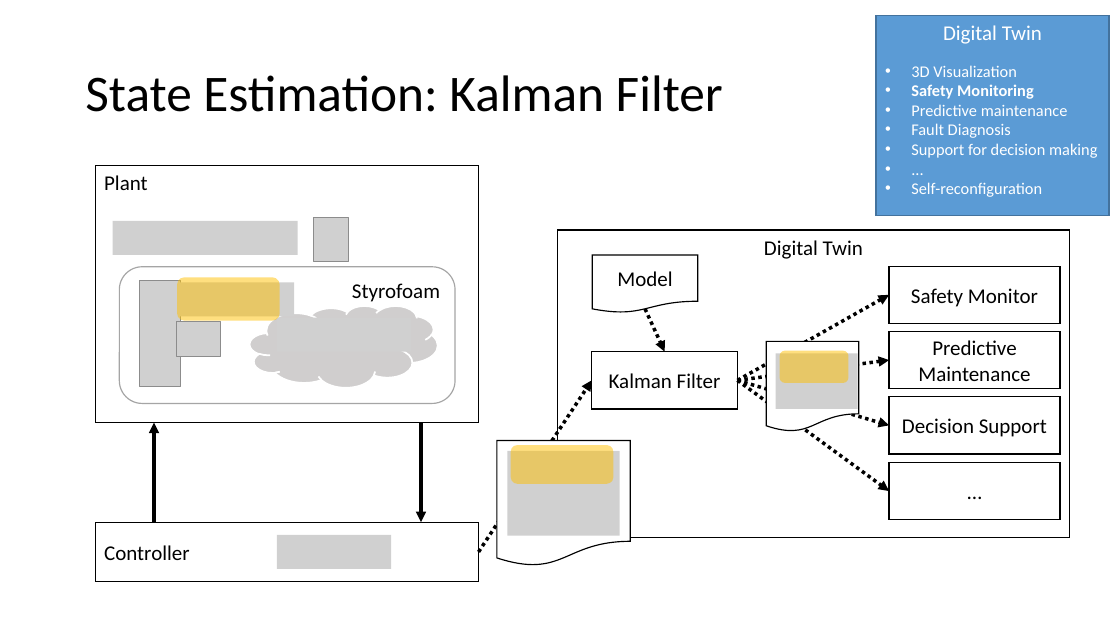
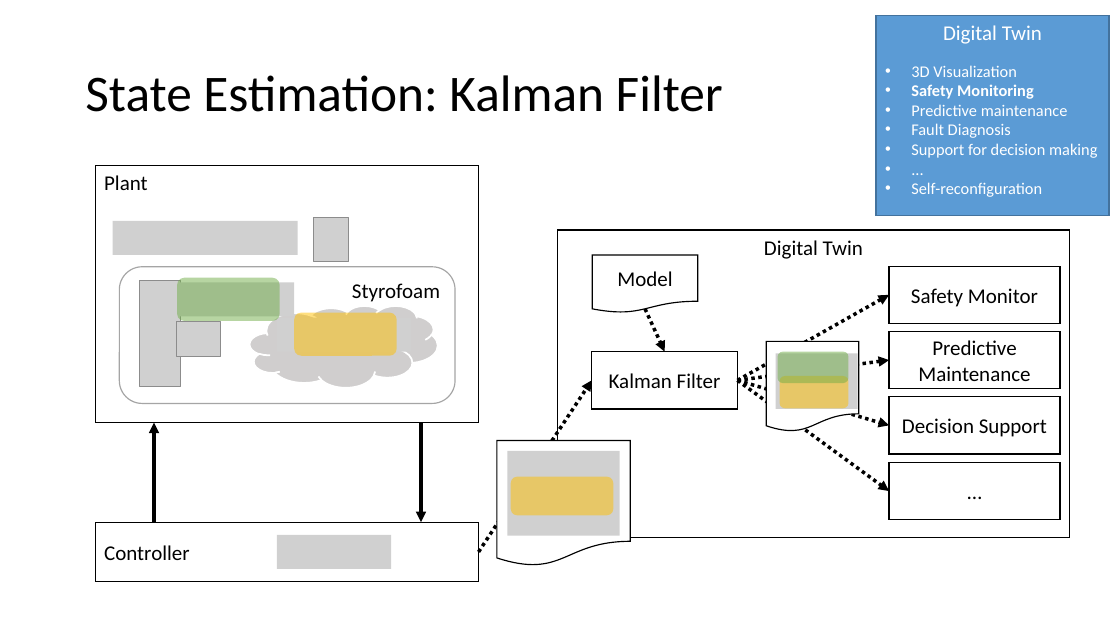
Before and after one commit to INTO-CPS-Association/example_digital-twin_incubator, a slide deck: slide 10 of notes/presentations/DigitLunch_17_December.pptx. Drawn at 1120x630 pixels with LibreOffice and Linux fonts; fonts in the diff are those of the drawing; grey boxes stand for pictures. Boxes give left, top, right and bottom in pixels: in the first picture for what was removed or moved away, otherwise in the second. Text is boxed around its words. In the diff, an @@ line names an element or a change of style, - is before the commit and + after.

```diff
--- a/notes/presentations/DigitLunch_17_December.pptx
+++ b/notes/presentations/DigitLunch_17_December.pptx
@@ rounded rectangle added at (177,278,280,321), fill #70AD47 at 50% opacity @@
@@ rounded rectangle: place and size @@
-rounded rectangle at (177,277,280,320)
+rounded rectangle at (294,313,397,355)
@@ rounded rectangle added at (778,352,849,383), fill #70AD47 at 50% opacity @@
@@ rounded rectangle: place and size @@
-rounded rectangle at (780,350,849,382)
+rounded rectangle at (780,376,849,408)
@@ rounded rectangle: place and size @@
-rounded rectangle at (511,445,613,484)
+rounded rectangle at (511,476,613,515)
```
Also in this commit, not shown: 6 other slides changed, 1 other file.
